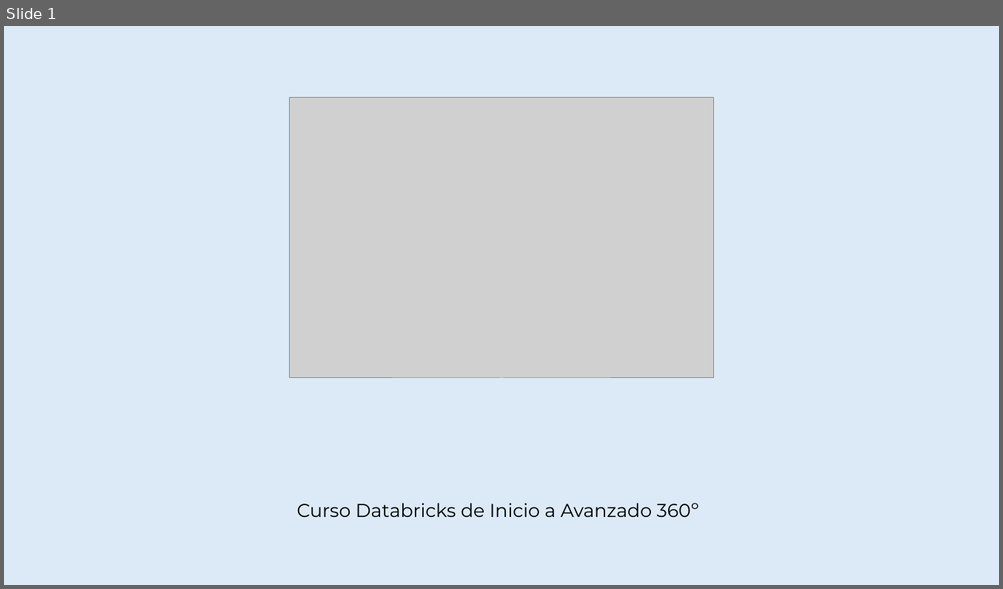
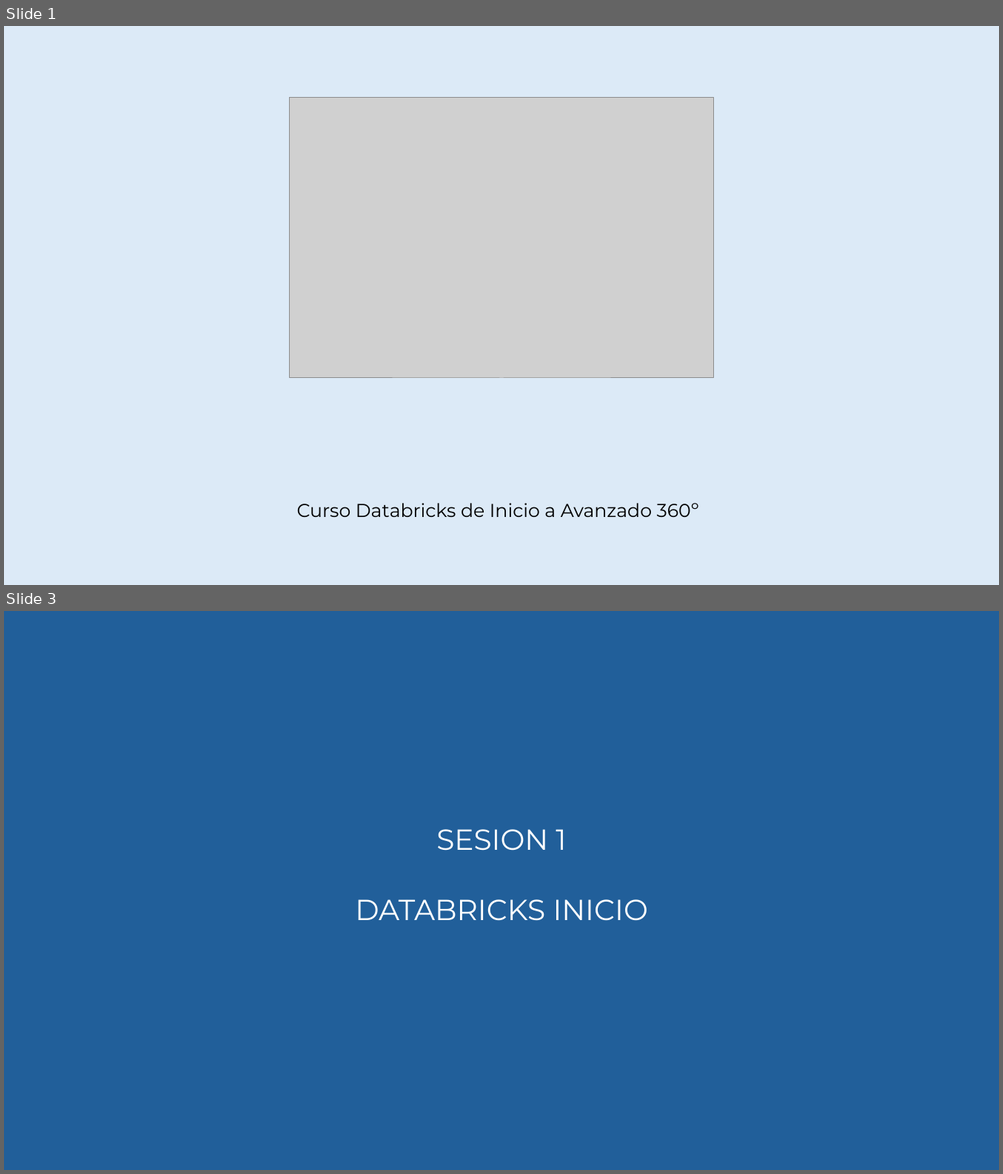
Before and after one commit to jmartinezceste/IEF_Course1_360degreesDatabricks, a slide deck: IEF_360deg_sesion1/IEF_Intro_Sesion1.pptx. Shown one above the other, each under a label of ours: slide 1 before the commit, slides 1 and 3 after it; the slides between them are not shown. The pictures are 1003x589 and 1003x1174 pixels, drawn with LibreOffice and Linux fonts; fonts in the diff are those of the drawing; grey boxes stand for pictures. Boxes give left, top, right and bottom in pixels: in the first picture for what was removed or moved away, otherwise in the second. Text is boxed around its words. In the diff, an @@ line names an element or a change of style, - is before the commit and + after.

```diff
--- a/IEF_360deg_sesion1/IEF_Intro_Sesion1.pptx
+++ b/IEF_360deg_sesion1/IEF_Intro_Sesion1.pptx
@@ slide 3 added at (4, 611, 999, 1170), background #215F9A @@
@@ text added at (355, 829, 648, 921), 28 pt, text #FFFFFF @@
+SESION 1
+DATABRICKS INICIO
```
Also in this commit, not shown: 1 slide changed, 1 other slide added.
